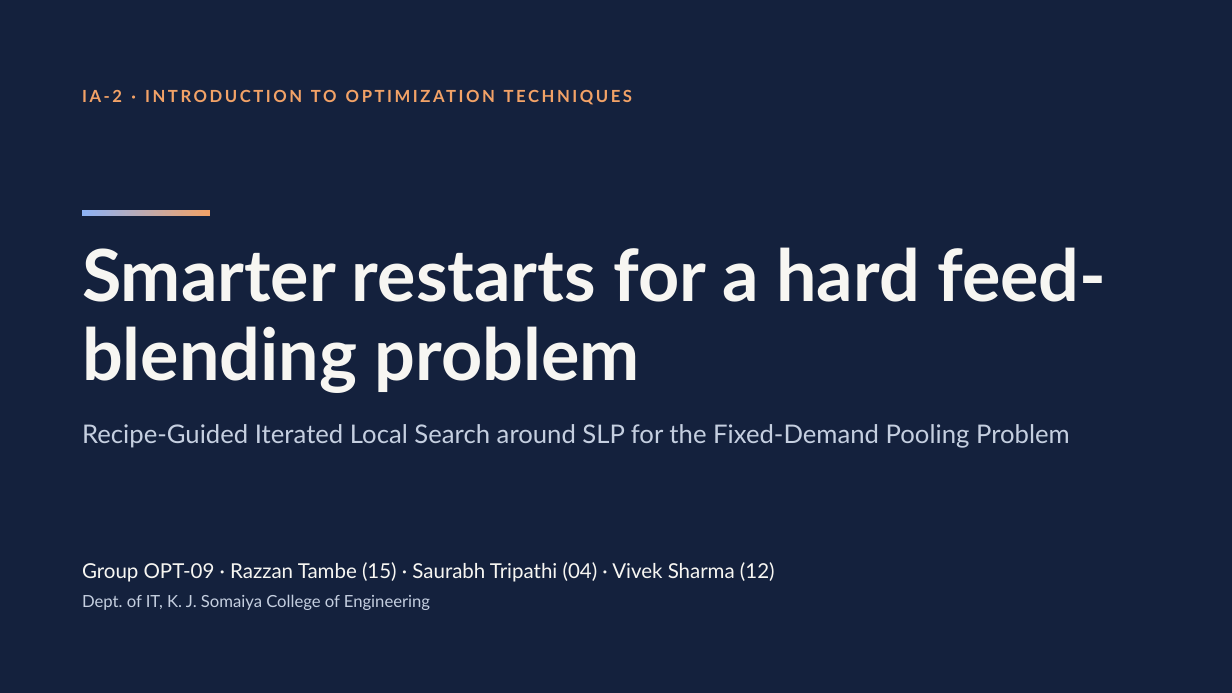
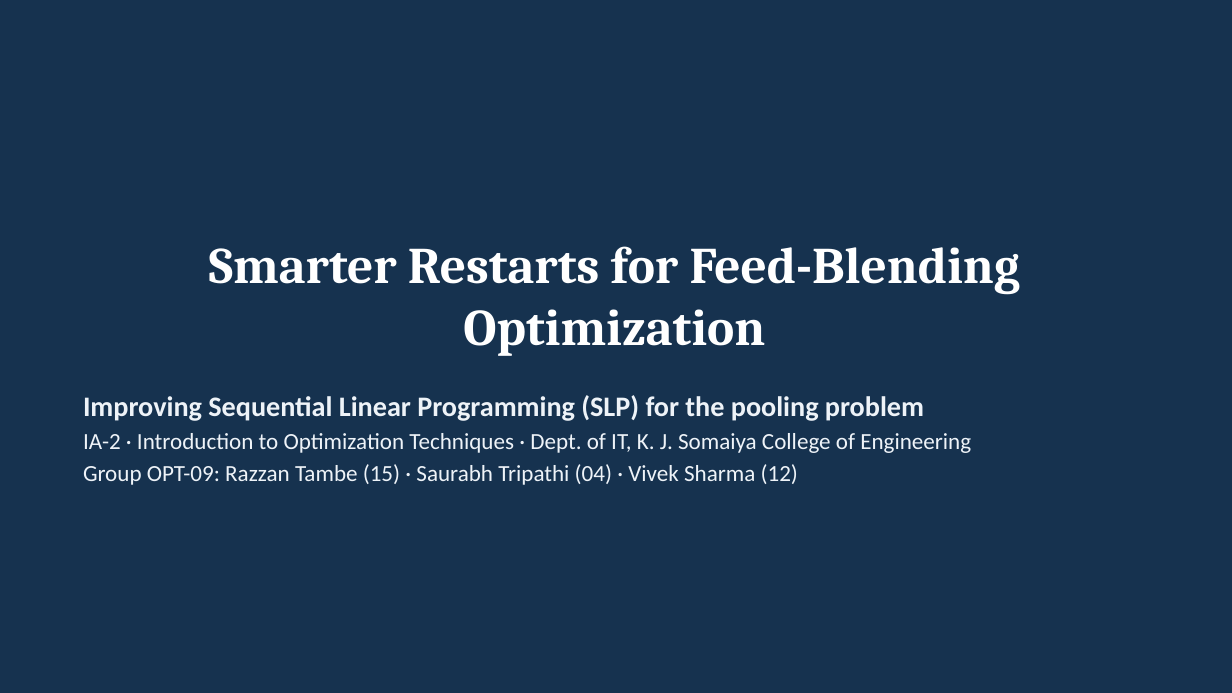
Before and after one commit to razzantambe/OPT-09-IA2-Pooling-SLP, a slide deck: slide 1 of 02_PPT/Presentation.pptx. Drawn at 1232x693 pixels with LibreOffice and Linux fonts; fonts in the diff are those of the drawing. Boxes give left, top, right and bottom in pixels: in the first picture for what was removed or moved away, otherwise in the second. Text is boxed around its words. In the diff, an @@ line names an element or a change of style, - is before the commit and + after.

```diff
--- a/02_PPT/Presentation.pptx
+++ b/02_PPT/Presentation.pptx
@@ background #14213D to #16324F @@
@@ text removed at box(112, 90, 122, 102) @@
-IA-2 · INTRODUCTION TO OPTIMIZATION TECHNIQUES
@@ title "Smarter Restarts for Feed-Blending Optimization" at box(209, 246, 1020, 356): vertical alignment top to bottom @@
@@ rectangle removed at box(82, 210, 211, 216) @@
@@ title at box(209, 246, 1020, 356): text changed; size 56 to 40 pt; font Lato to Cambria; text colour #F7F6F2 to #FFFFFF @@
-Smarter restarts for a hard feed-blending problem
+Smarter Restarts for Feed-Blending Optimization
@@ text added at box(83, 395, 971, 485), 18 pt, text #EEF3F8 @@
+Improving Sequential Linear Programming (SLP) for the pooling problem
+IA-2 · Introduction to Optimization Techniques · Dept. of IT, K. J. Somaiya College of Engineering
+Group OPT-09: Razzan Tambe (15) · Saurabh Tripathi (04) · Vivek Sharma (12)
@@ text removed at box(82, 424, 1070, 448) @@
-Recipe-Guided Iterated Local Search around SLP for the Fixed-Demand Pooling Problem
@@ text removed at box(82, 562, 775, 582) @@
-Group OPT-09 · Razzan Tambe (15) · Saurabh Tripathi (04) · Vivek Sharma (12)
@@ text removed at box(82, 594, 430, 610) @@
-Dept. of IT, K. J. Somaiya College of Engineering
```
Also in this commit, not shown: 3 other slides changed, 12 slides added, 9 slides removed, 15 other files.
